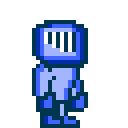
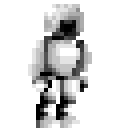
Two versions of the same layered image (128x128). Layer-by-layer changes:
removed layer "right arm standing" over [32, 60, 56, 112]
added layer "right lower arm stand" above "right upper arm stand" over [28, 56, 52, 92]
added layer "right upper arm stand" above "head carry and step1" over [28, 40, 48, 68]
added layer "head carry and step1" above "head standing" over [44, 4, 84, 40]
hid "head standing", painted on it over [32, 4, 88, 68]
painted on "body" over [32, 36, 80, 100]
added layer "right upper leg stand" above "right lower leg stand" over [36, 76, 60, 104]
renamed "legs standing" to "right lower leg stand", painted on it over [36, 96, 80, 128]
removed layer "left arm standing" over [64, 60, 88, 112]
added layer "left upper leg stand" above "left lower leg stand" over [56, 76, 80, 104]
added layer "left lower leg stand" above "left arm carry" over [56, 96, 80, 128]
added layer "left upper arm stand" above "left lower arm stand" over [68, 40, 92, 68]
added layer "left lower arm stand" over [68, 56, 92, 92]
